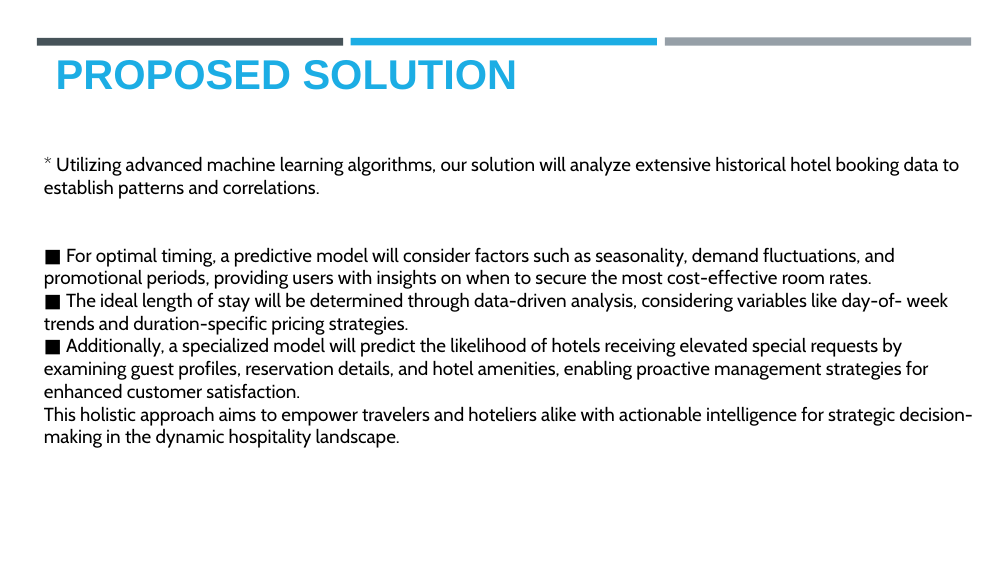
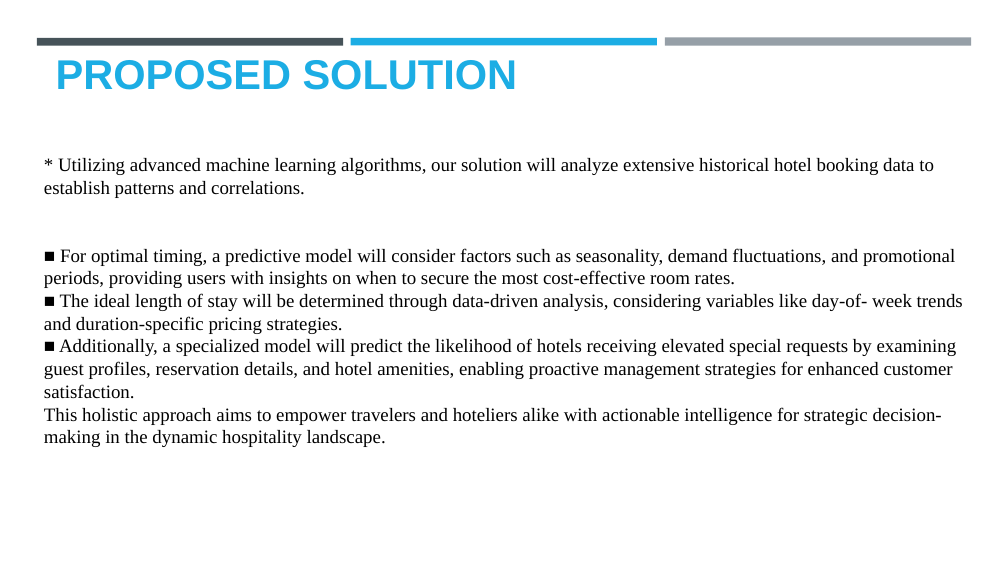
Before and after one commit to Hariharan4006/DATA-SCIENCE, a slide deck: slide 4 of HARIHARAN K.pptx. Drawn at 1008x567 pixels with LibreOffice and Linux fonts; fonts in the diff are those of the drawing; background and template pictures are left out. Boxes give left, top, right and bottom in pixels: in the first picture for what was removed or moved away, otherwise in the second. Text is boxed around its words. In the diff, an @@ line names an element or a change of style, - is before the commit and + after.

```diff
--- a/HARIHARAN K.pptx
+++ b/HARIHARAN K.pptx
@@ text "* Utilizing advanced machine learning ..." at [44, 158, 963, 447]: font Cabin to Times New Roman @@
```
Also in this commit, not shown: 6 other slides changed.
